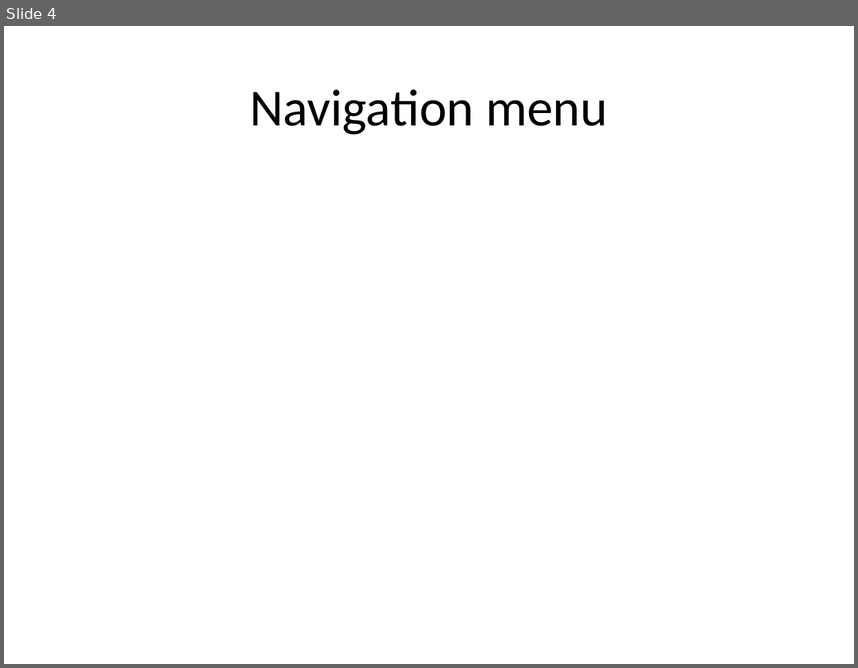
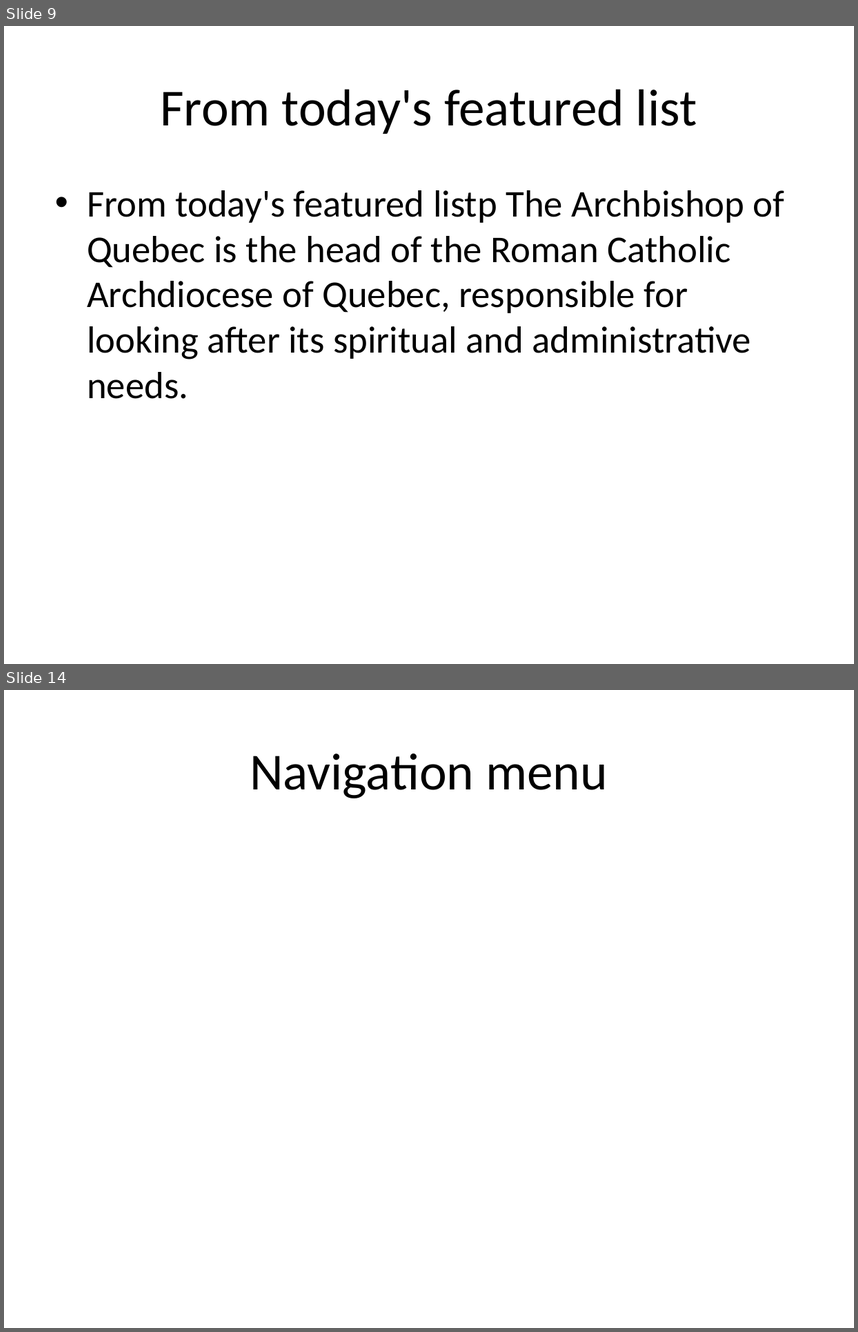
Before and after one commit to eppisai/Uplift---Smart-educational-Platform, a slide deck: AutoPPT-main/AutoPPT-main/something.pptx. Shown one above the other, each under a label of ours: slide 4 before the commit, slides 9 and 14 after it; the slides between them are not shown. The pictures are 858x668 and 858x1332 pixels, drawn with LibreOffice and Linux fonts; fonts in the diff are those of the drawing. Boxes give left, top, right and bottom in pixels: in the first picture for what was removed or moved away, otherwise in the second. Text is boxed around its words. In the diff, an @@ line names an element or a change of style, - is before the commit and + after.

```diff
--- a/AutoPPT-main/AutoPPT-main/something.pptx
+++ b/AutoPPT-main/AutoPPT-main/something.pptx
@@ slide 9 added at <box>4,26,854,664</box>, background #FFFFFF @@
@@ title added at <box>160,89,697,134</box>, 44 pt, text #000000 @@
+From today's featured list
@@ text added at <box>87,190,785,399</box>, 32 pt, text #000000 @@
+• From today's featured listp The Archbishop of Quebec is the head of the Roman Catholic Archdiocese of Quebec, responsible for looking after its spiritual and administrative needs.
@@ what was slide 4 is now slide 14 @@
```
Also in this commit, not shown: 2 slides changed, 12 other slides added, 1 slide removed, 6 other files.
